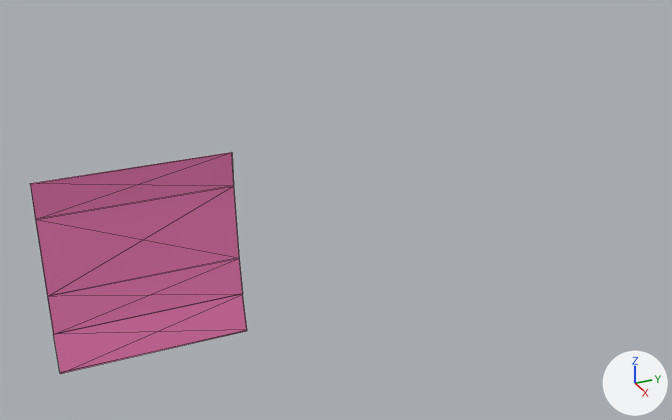
The glTF model public/models/postItPink.gltf as it was, and as the next commit left it.
Both versions are drawn from a camera (50 mm lens) standing at (-2.864, 1.213, 4.041) and looking at (-3.722, 1.599, 3.612). Arrows for +X, +Y and +Z are at lower right; the lights stay in place. Mesh edges are drawn as thin lines.

Before the edit, the objects in view are built like this:
```python
me_cube_044 = bpy.data.meshes.new('Cube.044')
me_cube_044.from_pydata(...)  # 20 vertices, 36 faces; spans x -25.9..1.0, y -1.0..1.0, z -1.0..1.0
me_cube_044.materials.append(mat_post_it_pink)  # pink #f67eba
ob_post_it_pink = bpy.data.objects.new('post-it-pink', me_cube_044)
ob_post_it_pink.location = (-3.7209, 1.3822, 3.5995)
ob_post_it_pink.rotation_euler = (3.142, 0.0, 0.0)  # degrees (180, 0, 0)
ob_post_it_pink.scale = (-0.000919, -0.0995, -0.0995)
```
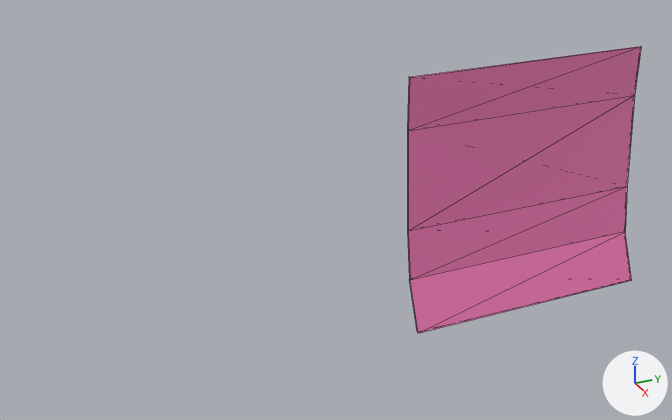
What changed in the scene script:
```text
Change ob_post_it_pink:
    ob_post_it_pink.location: (-3.7209, 1.3822, 3.5995) -> (-3.7197, 1.8421, 3.6049)
    ob_post_it_pink.scale: (-0.000919, -0.0995, -0.0995) -> (-0.00123, -0.158, -0.149)
```

What differs and where, as boxes (x1, y1, x2, y2) in the pictures (672 x 420 px):
'post-it-pink', moved, rescaled (8% wider, 29% taller): before (30, 152, 247, 374); after (407, 46, 641, 333)
